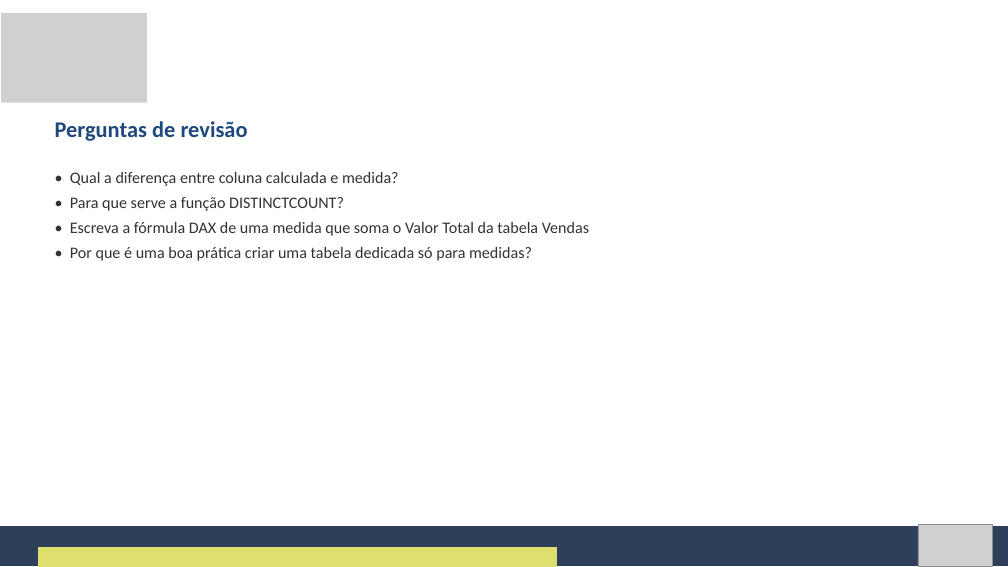
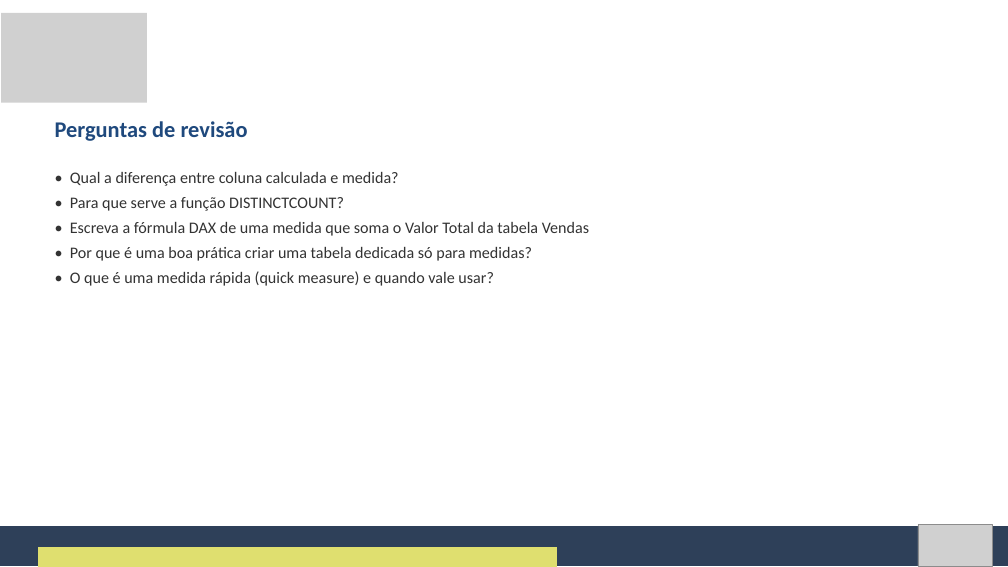
Before and after one commit to Natan20/Curso-PowerBI-Desktop-Material, a slide deck: slide 13 of Aula 06 - 16-09-2026/Aula 6 - Slides.pptx (slide 12 before the commit). Drawn at 1008x567 pixels with LibreOffice and Linux fonts; fonts in the diff are those of the drawing; grey boxes stand for pictures. Boxes give left, top, right and bottom in pixels: in the first picture for what was removed or moved away, otherwise in the second. Text is boxed around its words. In the diff, an @@ line names an element or a change of style, - is before the commit and + after.

Commit message:
Corrige lacunas de conteudo: previa de DAX na Aula 3, quick measures na Aula 6, VAR/RETURN na Aula 7, bookmarks/botoes na Aula 10 e Import x DirectQuery na Aula 13

```diff
--- a/Aula 06 - 16-09-2026/Aula 6 - Slides.pptx
+++ b/Aula 06 - 16-09-2026/Aula 6 - Slides.pptx
@@ text at <box>70,271,494,286</box>: paragraph added @@
+• O que é uma medida rápida (quick measure) e quando vale usar?
```
Also in this commit, not shown: 3 other slides changed, 1 slide added, 4 other files.
